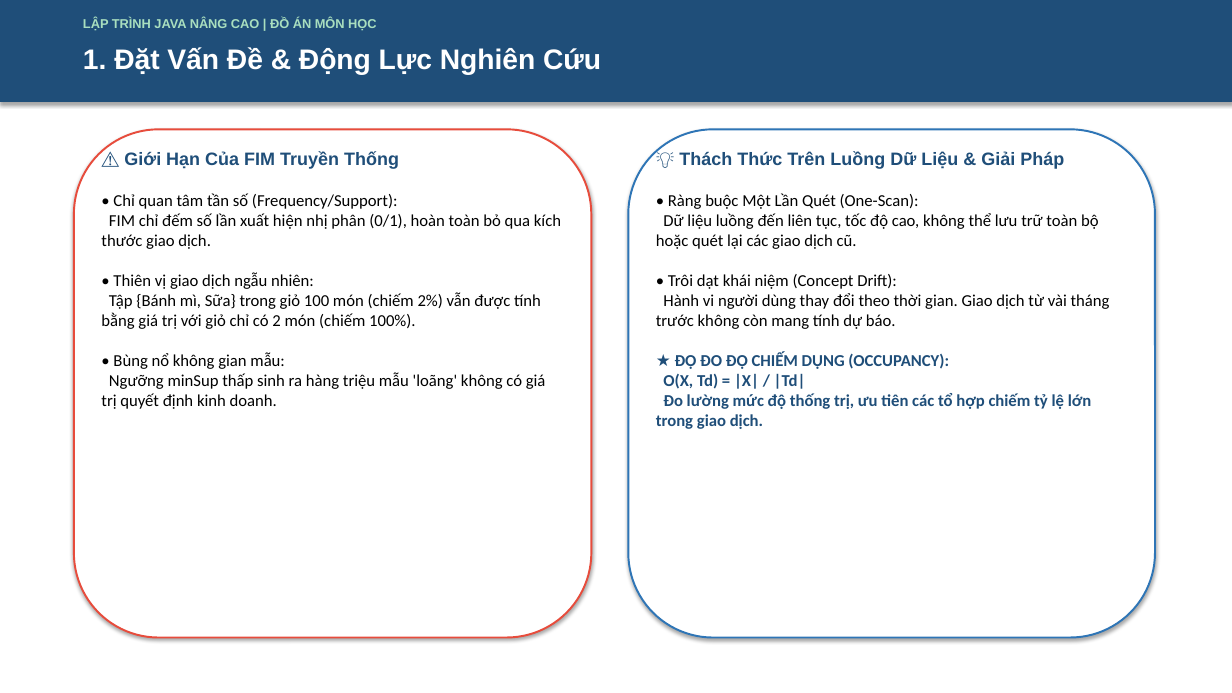
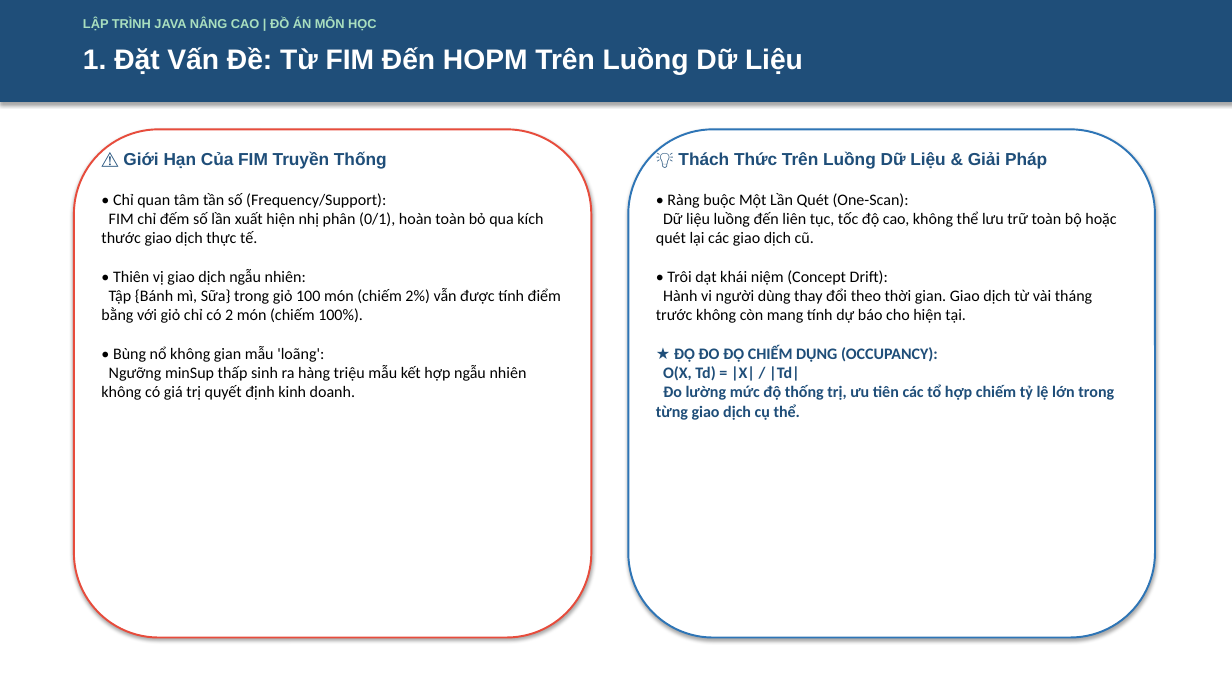
Before and after one commit to 2312741-sudo/javanc, a slide deck: slide 2 of docs/ThuyetTrinh_DeTai_DHOPM_2312741_NguyenThanhTam.pptx. Drawn at 1232x693 pixels with LibreOffice and Linux fonts; fonts in the diff are those of the drawing. Boxes give left, top, right and bottom in pixels: in the first picture for what was removed or moved away, otherwise in the second. Text is boxed around its words. In the diff, an @@ line names an element or a change of style, - is before the commit and + after.

```diff
--- a/docs/ThuyetTrinh_DeTai_DHOPM_2312741_NguyenThanhTam.pptx
+++ b/docs/ThuyetTrinh_DeTai_DHOPM_2312741_NguyenThanhTam.pptx
@@ text at <box>83,47,803,75</box>: text changed @@
-1. Đặt Vấn Đề & Động Lực Nghiên Cứu
+1. Đặt Vấn Đề: Từ FIM Đến HOPM Trên Luồng Dữ Liệu
@@ text "⚠️ Giới Hạn Của FIM ..." at <box>123,151,387,168</box>: size 14 to 13.5 pt @@
@@ text "💡 Thách Thức Trên Luồng ..." at <box>678,151,1047,168</box>: size 14 to 13.5 pt @@
@@ text at <box>101,193,561,400</box>: text changed; size 13 to 12.5 pt @@
-• Chỉ quan tâm tần số (Frequency/Support):
-FIM chỉ đếm số lần xuất hiện nhị phân (0/1), hoàn toàn bỏ qua kích thước giao dịch.
-• Thiên vị giao dịch ngẫu nhiên:
-Tập {Bánh mì, Sữa} trong giỏ 100 món (chiếm 2%) vẫn được tính bằng giá trị với giỏ chỉ có 2 món (chiếm 100%).
-• Bùng nổ không gian mẫu:
-Ngưỡng minSup thấp sinh ra hàng triệu mẫu 'loãng' không có giá trị quyết định kinh doanh.
+• Chỉ quan tâm tần số (Frequency/Support):
+FIM chỉ đếm số lần xuất hiện nhị phân (0/1), hoàn toàn bỏ qua kích thước giao dịch thực tế.
+• Thiên vị giao dịch ngẫu nhiên:
+Tập {Bánh mì, Sữa} trong giỏ 100 món (chiếm 2%) vẫn được tính điểm bằng với giỏ chỉ có 2 món (chiếm 100%).
+• Bùng nổ không gian mẫu 'loãng':
+Ngưỡng minSup thấp sinh ra hàng triệu mẫu kết hợp ngẫu nhiên không có giá trị quyết định kinh doanh.
@@ text at <box>656,193,1116,246</box>: size 13 to 12.5 pt in "• Ràng buộc Một Lần Quét (One-Scan): ..." @@
@@ text at <box>656,270,1114,420</box>: text changed; size 13 to 12.5 pt @@
-• Trôi dạt khái niệm (Concept Drift):
-Hành vi người dùng thay đổi theo thời gian. Giao dịch từ vài tháng trước không còn mang tính dự báo.
-★ ĐỘ ĐO ĐỘ CHIẾM DỤNG (OCCUPANCY):
-O(X, Td) = |X| / |Td|
-Đo lường mức độ thống trị, ưu tiên các tổ hợp chiếm tỷ lệ lớn trong giao dịch.
+• Trôi dạt khái niệm (Concept Drift):
+Hành vi người dùng thay đổi theo thời gian. Giao dịch từ vài tháng trước không còn mang tính dự báo cho hiện tại.
+★ ĐỘ ĐO ĐỘ CHIẾM DỤNG (OCCUPANCY):
+O(X, Td) = |X| / |Td|
+Đo lường mức độ thống trị, ưu tiên các tổ hợp chiếm tỷ lệ lớn trong từng giao dịch cụ thể.
```
Also in this commit, not shown: 10 other slides changed, 2 slides added, 1 other file.
